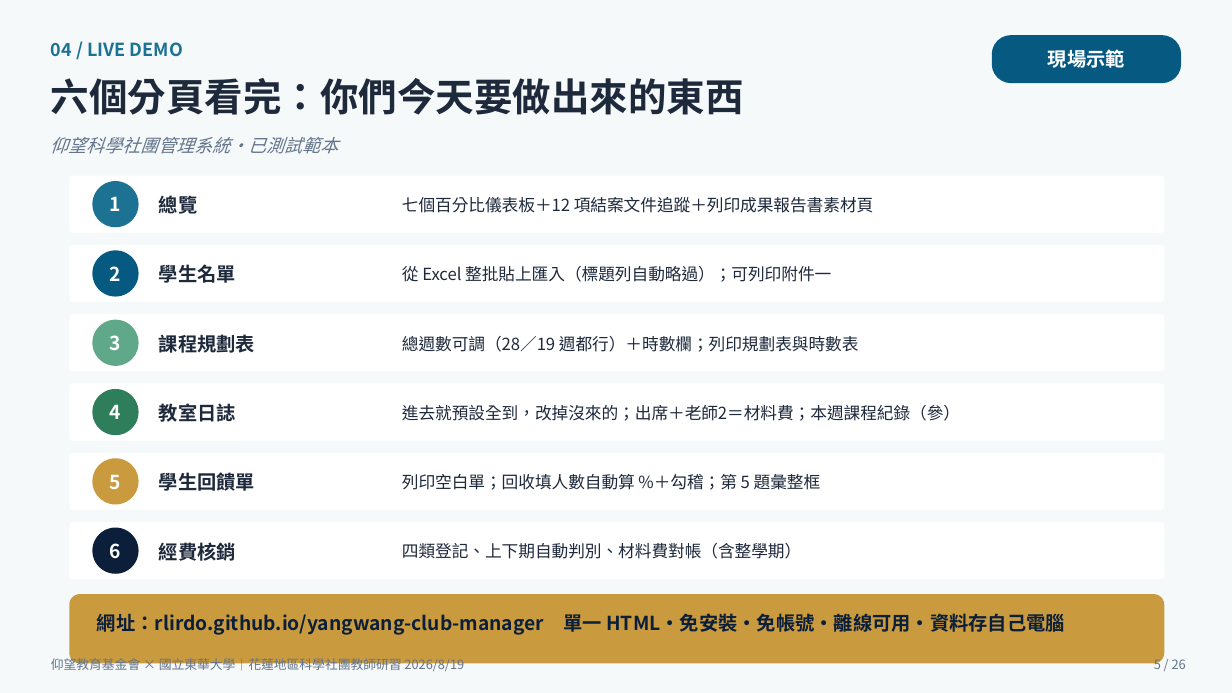
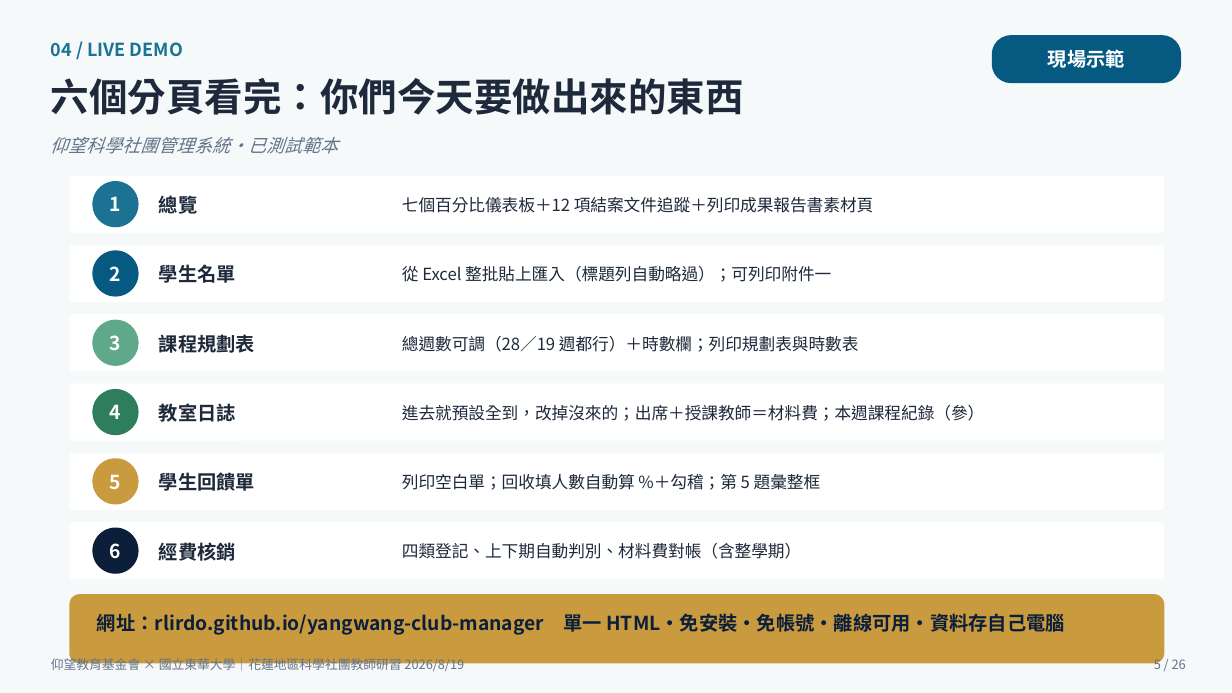
Before and after one commit to cwstedctw/sci-club-toolkit, a slide deck: slide 5 of part2-豐兆/20260819仰望研習主講_從零打造社團管理系統_游豐兆.pptx. Drawn at 1232x693 pixels with LibreOffice and Linux fonts; fonts in the diff are those of the drawing. Boxes give left, top, right and bottom in pixels: in the first picture for what was removed or moved away, otherwise in the second. Text is boxed around its words. In the diff, an @@ line names an element or a change of style, - is before the commit and + after.

```diff
--- a/part2-豐兆/20260819仰望研習主講_從零打造社團管理系統_游豐兆.pptx
+++ b/part2-豐兆/20260819仰望研習主講_從零打造社團管理系統_游豐兆.pptx
@@ text at (x1=402, y1=405, x2=984, y2=421): text changed @@
-進去就預設全到，改掉沒來的；出席＋老師2＝材料費；本週課程紀錄（參）
+進去就預設全到，改掉沒來的；出席＋授課教師＝材料費；本週課程紀錄（參）
```
Also in this commit, not shown: 4 other slides changed, 2 other files.
